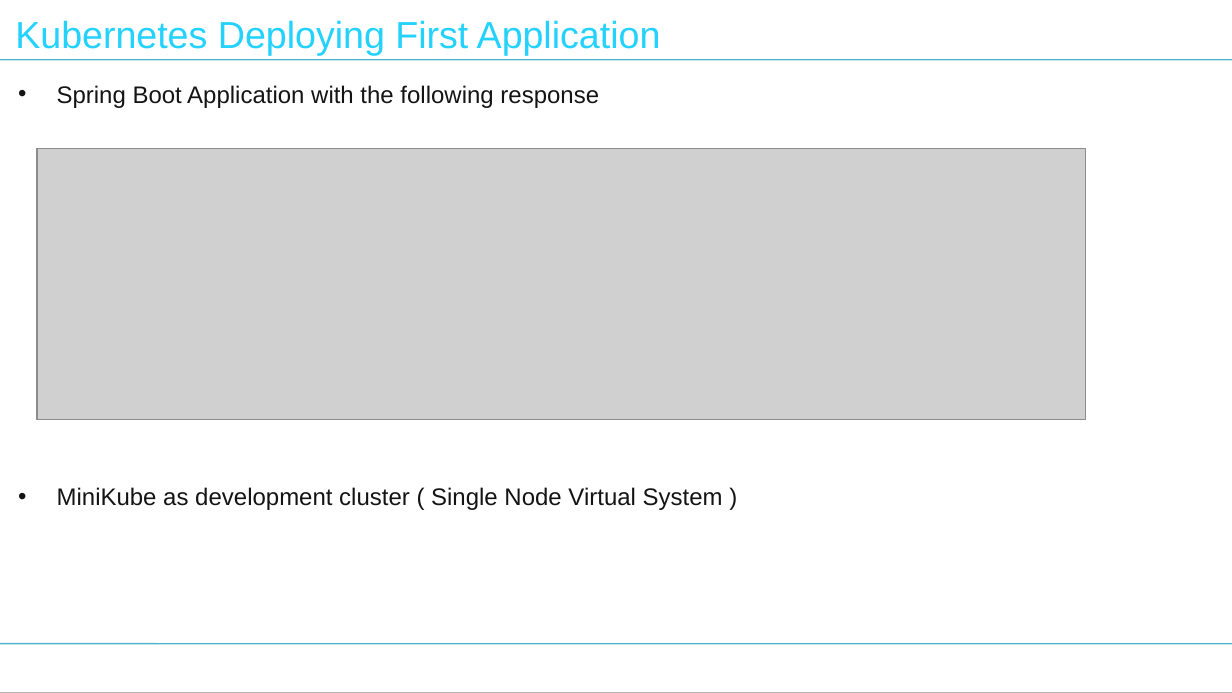
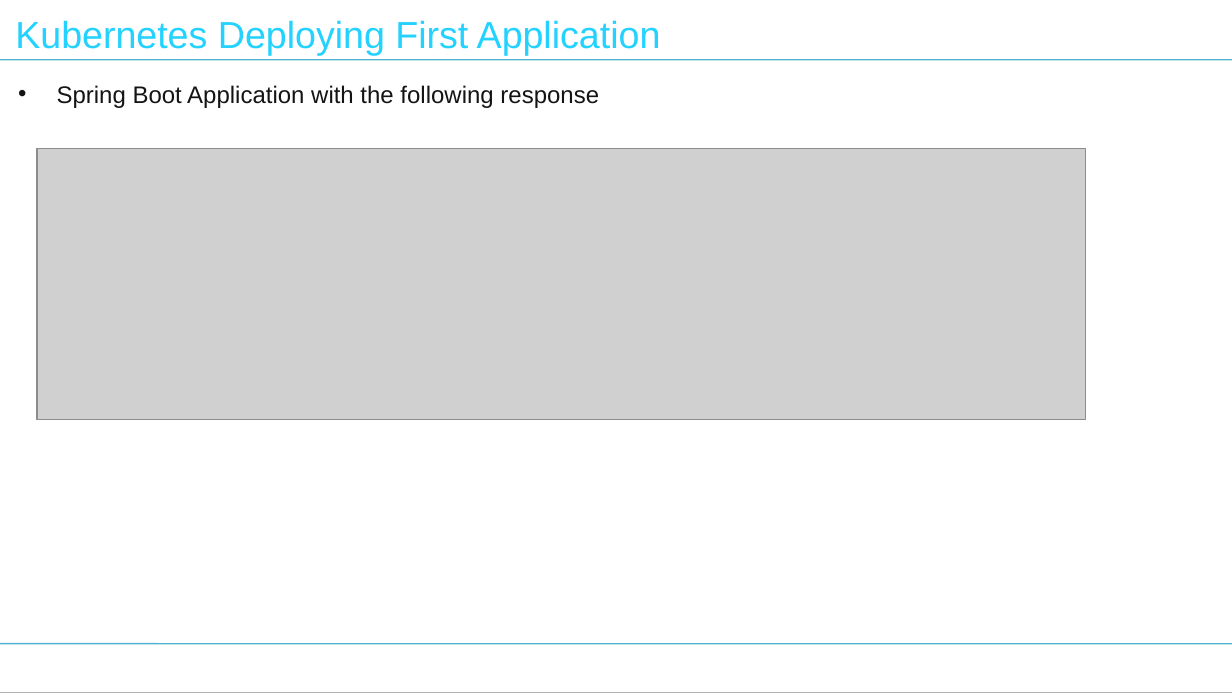
Before and after one commit to nilaybose/minikubedemo, a slide deck: slide 16 of docs/Tech Talk - Kubernetes.pptx (slide 14 before the commit). Drawn at 1232x693 pixels with LibreOffice and Linux fonts; fonts in the diff are those of the drawing; grey boxes stand for pictures. Boxes give left, top, right and bottom in pixels: in the first picture for what was removed or moved away, otherwise in the second. Text is boxed around its words. In the diff, an @@ line names an element or a change of style, - is before the commit and + after.

```diff
--- a/docs/Tech Talk - Kubernetes.pptx
+++ b/docs/Tech Talk - Kubernetes.pptx
@@ text at box(57, 487, 723, 510): paragraph removed @@
-• MiniKube as development cluster ( Single Node Virtual System )
```
Also in this commit, not shown: 3 other slides changed, 2 slides added, 2 other files.
